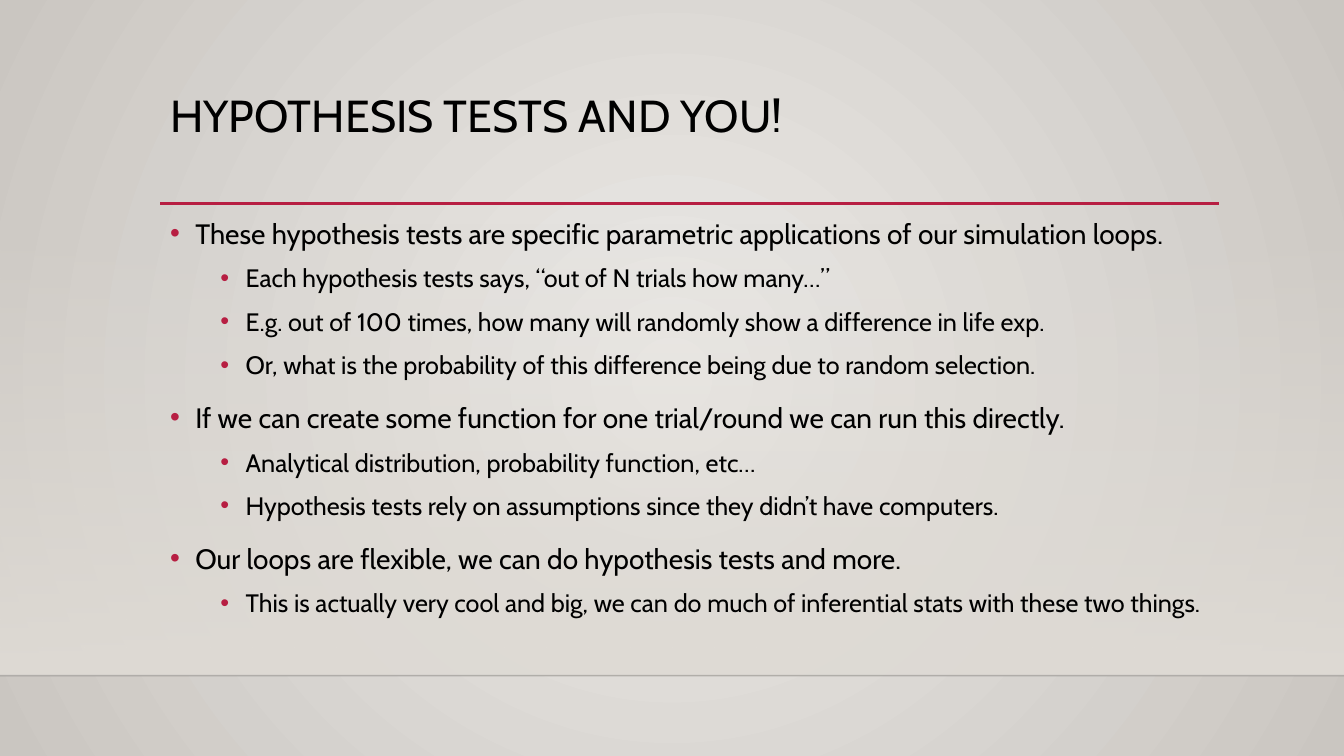
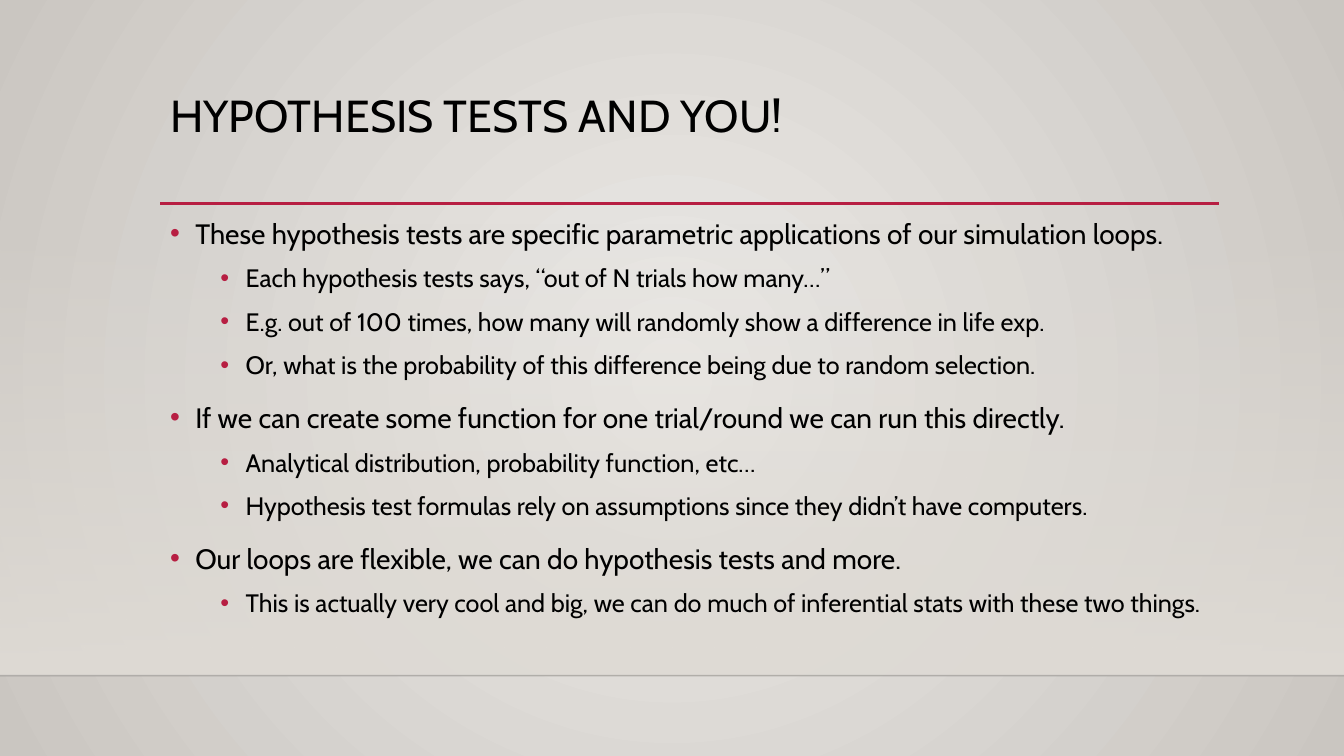
Before and after one commit to AkeemSemperDataScience/Basic_Stats_in_Python_Student_Repository, a slide deck: slide 50 of reference_material/slides/018_Hypothesis_Test.pptx (slide 47 before the commit). Drawn at 1344x756 pixels with LibreOffice and Linux fonts; fonts in the diff are those of the drawing; background and template pictures are left out. Boxes give left, top, right and bottom in pixels: in the first picture for what was removed or moved away, otherwise in the second. Text is boxed around its words. In the diff, an @@ line names an element or a change of style, - is before the commit and + after.

```diff
--- a/reference_material/slides/018_Hypothesis_Test.pptx
+++ b/reference_material/slides/018_Hypothesis_Test.pptx
@@ text at [246,496,1087,521]: text changed @@
-  • Hypothesis tests rely on assumptions since they didn’t have computers.
+  • Hypothesis test formulas rely on assumptions since they didn’t have computers.
```
Also in this commit, not shown: 5 other slides changed, 10 slides added, 6 slides removed, 7 other files.
